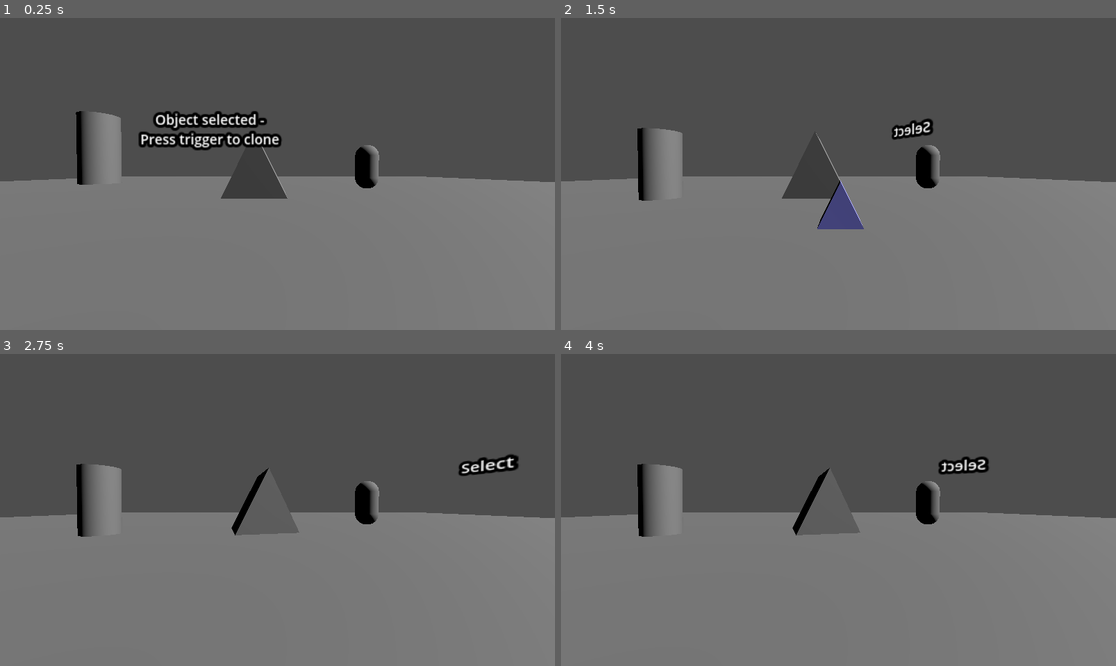
Above: before the commit, frames 1-4 (two rows, left to right).
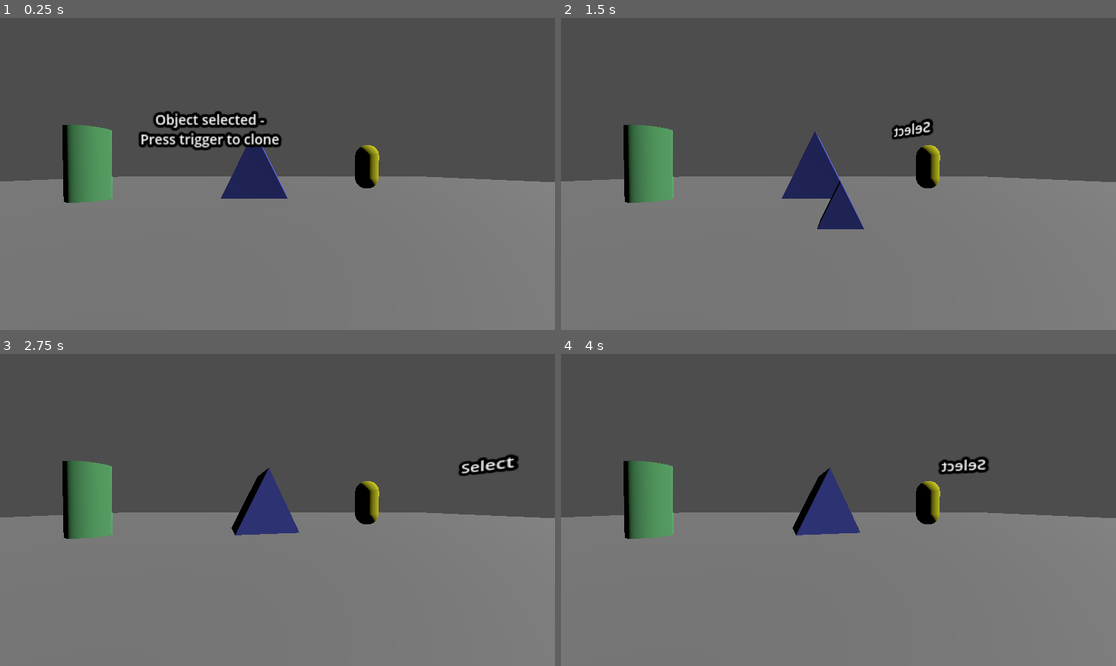
Above: after the commit, the same moments.

Repository: g-vidhulakripali/Vodoo
Game: Godot game, scene res://scenes/Root.tscn
The game is run twice, just before and just after one commit, with the same random seed, the same clock (stepped at 60 frames per second) and the same inputs.
Inputs (mouse positions are in pixels of both pictures, inside the frame that each line leads up to):
- Up to frame 1 (0.25 s): no input
- Up to frame 2 (1.5 s): tap Enter (ui_accept) at 0.5, 0.77 s; move the mouse to (960, 158) at 0.52 s; hold Right (move_right) 0.53-1.25 s; hold Space (simulate_trigger) 0.53-1.25 s; click (960, 158) at 0.67 s; drag from (727, 189) to (810, 236) at 1.27 s
- Up to frame 3 (2.75 s): move the mouse to (333, 441) at 2.02 s; hold Right (move_right) from 2.03 s (still down); hold Space (simulate_trigger) from 2.03 s (still down)
- Up to frame 4 (4 s): release Right (move_right) at 2.75 s; release Space (simulate_trigger) at 2.75 s; drag from (810, 572) to (672, 463) at 2.77 s; move the mouse to (1005, 556) at 3.52 s; hold Left (move_left) from 3.53 s (still down); hold Space (simulate_trigger) from 3.53 s (still down); tap Enter (ui_accept) at 3.77 s

The runs differ from the first frame. In frame 1, 4.1% of the frame differs, in the area x 11-69%, y 29-60%; in frame 2, 4.5%, in the area x 11-69%, y 34-68%; in frame 3, 3.8%; in frame 4, 3.8%.

Commit message:
Coloring Object

Diff:
--- a/scenes/Pickable.tscn
+++ b/scenes/Pickable.tscn
@@ -1,14 +1,24 @@
-[gd_scene load_steps=7 format=3 uid="uid://cijoo45fnq4ct"]
+[gd_scene load_steps=10 format=3 uid="uid://cijoo45fnq4ct"]
 
 [sub_resource type="PrismMesh" id="PrismMesh_bx1qx"]
+
+[sub_resource type="StandardMaterial3D" id="StandardMaterial3D_w4mq6"]
+albedo_color = Color(0.26373, 0.29623, 0.689752, 1)
 
 [sub_resource type="BoxShape3D" id="BoxShape3D_u6t7r"]
 
 [sub_resource type="CapsuleMesh" id="CapsuleMesh_bx1qx"]
 
+[sub_resource type="StandardMaterial3D" id="StandardMaterial3D_8w5lg"]
+albedo_color = Color(0.824774, 0.821958, 0, 1)
+
 [sub_resource type="CapsuleShape3D" id="CapsuleShape3D_u6t7r"]
 
 [sub_resource type="CylinderMesh" id="CylinderMesh_bx1qx"]
+
+[sub_resource type="StandardMaterial3D" id="StandardMaterial3D_3yfa4"]
+albedo_color = Color(0.440778, 0.814654, 0.505388, 1)
+metallic = 0.53
 
 [sub_resource type="CylinderShape3D" id="CylinderShape3D_u6t7r"]
 
@@ -19,6 +29,7 @@
 
 [node name="MeshInstance3D" type="MeshInstance3D" parent="Item1"]
 mesh = SubResource("PrismMesh_bx1qx")
+surface_material_override/0 = SubResource("StandardMaterial3D_w4mq6")
 
 [node name="CollisionShape3D" type="CollisionShape3D" parent="Item1"]
 shape = SubResource("BoxShape3D_u6t7r")
@@ -29,17 +40,19 @@
 [node name="MeshInstance3D" type="MeshInstance3D" parent="Item2"]
 transform = Transform3D(0.5, 0, 0, 0, 0.5, 0, 0, 0, 0.5, 0, 0, 0)
 mesh = SubResource("CapsuleMesh_bx1qx")
+surface_material_override/0 = SubResource("StandardMaterial3D_8w5lg")
 
 [node name="CollisionShape3D" type="CollisionShape3D" parent="Item2"]
 transform = Transform3D(0.5, 0, 0, 0, 0.5, 0, 0, 0, 0.5, 0, 0, 0)
 shape = SubResource("CapsuleShape3D_u6t7r")
 
 [node name="Item3" type="RigidBody3D" parent="." groups=["Pickable"]]
-transform = Transform3D(1, 0, 0, 0, 1, 0, 0, 0, 1, -2.29794, 1.00433, 0.462883)
+transform = Transform3D(1, 0, 0, 0, 1, 0, 0, 0, 1, -2.29794, 0.513515, 0.648096)
 
 [node name="MeshInstance3D" type="MeshInstance3D" parent="Item3"]
 transform = Transform3D(0.5, 0, 0, 0, 0.5, 0, 0, 0, 0.5, 0, 0, 0)
 mesh = SubResource("CylinderMesh_bx1qx")
+surface_material_override/0 = SubResource("StandardMaterial3D_3yfa4")
 
 [node name="CollisionShape3D" type="CollisionShape3D" parent="Item3"]
 transform = Transform3D(0.5, 0, 0, 0, 0.5, 0, 0, 0, 0.5, 0, 0, 0)
--- a/scripts/voodo_r.gd
+++ b/scripts/voodo_r.gd
@@ -120,7 +120,7 @@
 
 				voodoo_list.append(vc)
 
-				apply_to_subtree(voodo_enabled[0],'MeshInstance3D',highlight_mat)
+				#apply_to_subtree(voodo_enabled[0],'MeshInstance3D',highlight_mat)
 				voodo_enabled[0].global_position = voodoo_left_mesh.global_position
 				#apply_to_subtree(voodo_enabled[0],'MeshInstance3D',staticPosition)
 				print(voodoo_left_mesh.global_position," Voodo-",voodo_enabled[0].position , " Global-", voodo_enabled[0].global_position)
